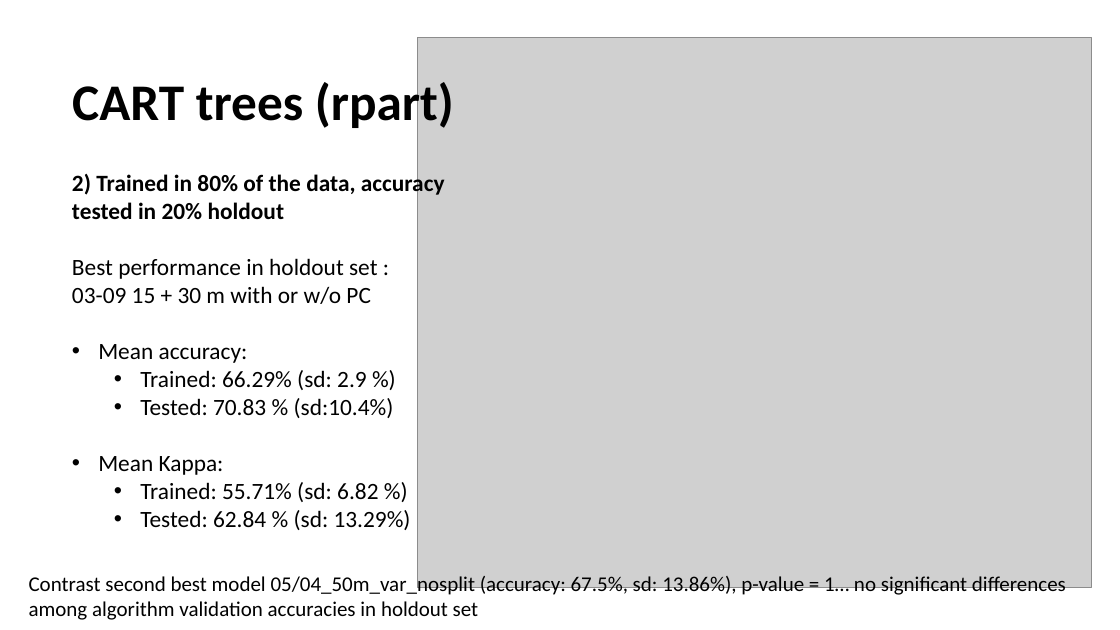
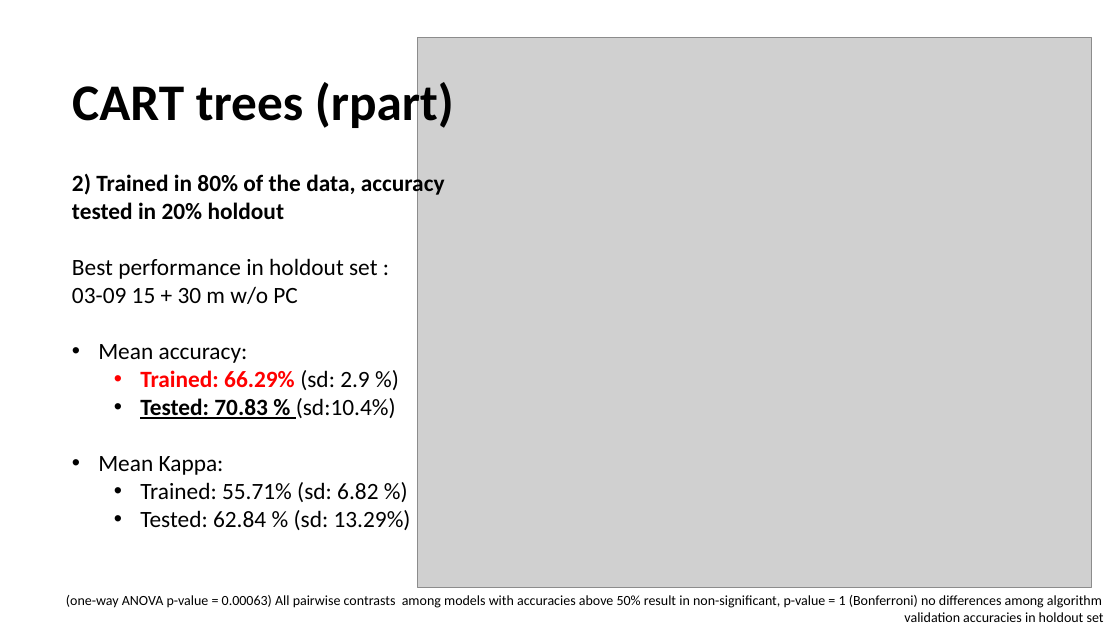
Before and after one commit to jaureguijara/DENSIPLANT_analysis, a slide deck: slide 13 of outputs/summary.pptx (slide 12 before the commit). Drawn at 1120x630 pixels with LibreOffice and Linux fonts; fonts in the diff are those of the drawing; grey boxes stand for pictures. Boxes give left, top, right and bottom in pixels: in the first picture for what was removed or moved away, otherwise in the second. Text is boxed around its words. In the diff, an @@ line names an element or a change of style, - is before the commit and + after.

```diff
--- a/outputs/summary.pptx
+++ b/outputs/summary.pptx
@@ text at [72, 258, 377, 304]: text changed @@
-Best performance in holdout set : 03-09 15 + 30 m with or w/o PC
+Best performance in holdout set : 03-09 15 + 30 m w/o PC
@@ text at [140, 370, 396, 419]: text colour #000000 to #FF0000 in "Trained: 66.29%"; bold on in "Trained: 66.29%", "Tested: 70.83 %"; underline on in "Tested: 70.83 %" @@
@@ text at [66, 595, 1104, 622]: text changed; size 18 to 12 pt @@
-Contrast second best model 05/04_50m_var_nosplit (accuracy: 67.5%, sd: 13.86%), p-value = 1… no significant differences among algorithm validation accuracies in holdout set
+(one-way ANOVA p-value = 0.00063) All pairwise contrasts among models with accuracies above 50% result in non-significant, p-value = 1 (Bonferroni) no differences among algorithm validation accuracies in holdout set
```
Also in this commit, not shown: 6 other slides changed, 2 slides added, 47 other files.
